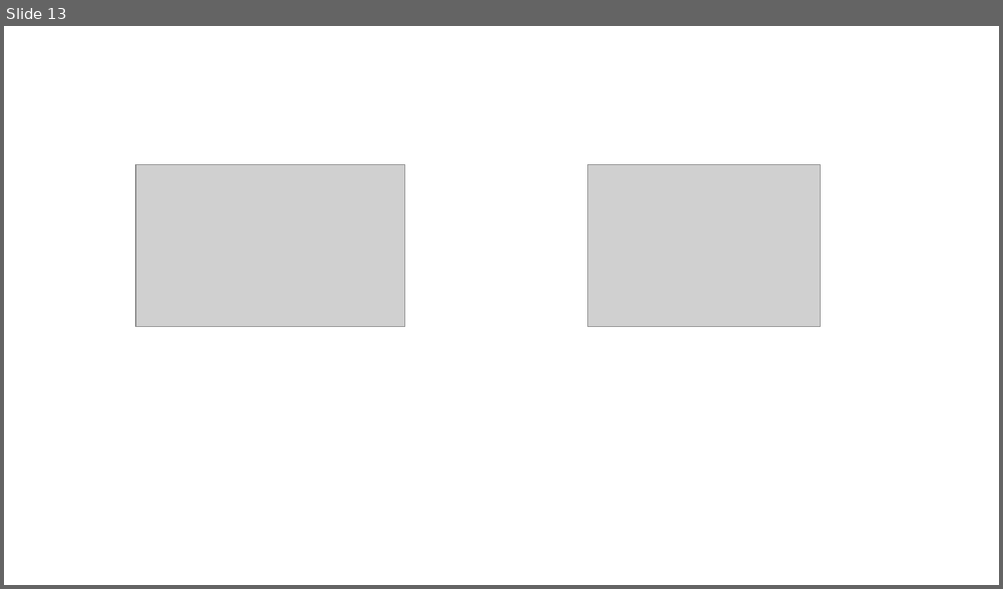
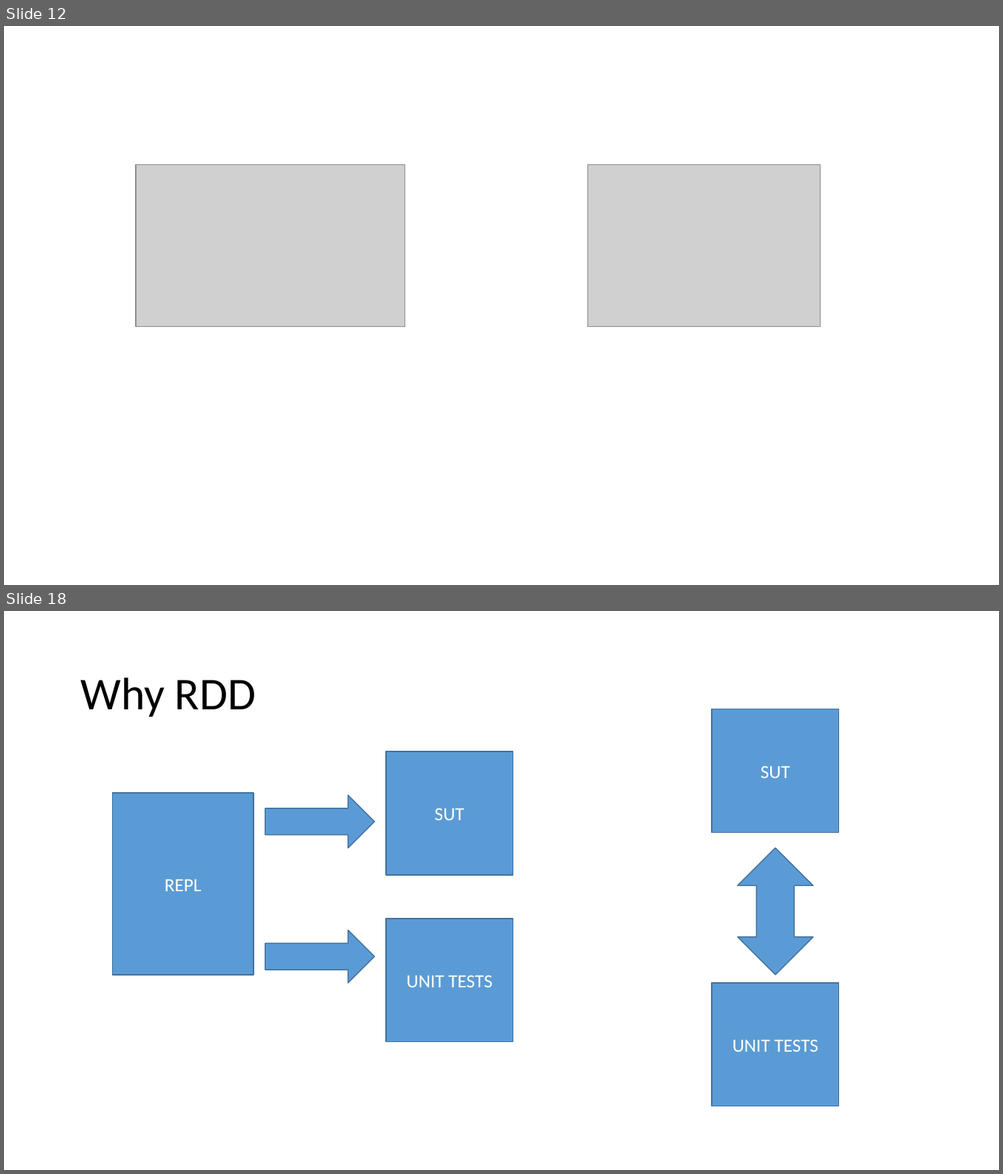
Before and after one commit to jamessdixon/REPL-Driven-Development, a slide deck: REPL-Driven-Development.pptx. Shown one above the other, each under a label of ours: slide 13 before the commit, slides 12 and 18 after it; the slides between them are not shown. The pictures are 1003x589 and 1003x1174 pixels, drawn with LibreOffice and Linux fonts; fonts in the diff are those of the drawing; grey boxes stand for pictures. Boxes give left, top, right and bottom in pixels: in the first picture for what was removed or moved away, otherwise in the second. Text is boxed around its words. In the diff, an @@ line names an element or a change of style, - is before the commit and + after.

```diff
--- a/REPL-Driven-Development.pptx
+++ b/REPL-Driven-Development.pptx
@@ slide 18 added at (4,611,999,1170), background #FFFFFF @@
@@ title added at (80,678,256,717), 44 pt, text #000000 @@
+Why RDD
@@ rectangle added at (712,709,839,832), fill #5B9BD5, outline #43739E 1 pt, 18 pt, text #FFFFFF @@
+SUT
@@ rectangle added at (386,752,513,875), fill #5B9BD5, outline #43739E 1 pt, 18 pt, text #FFFFFF @@
+SUT
@@ rectangle added at (112,793,253,975), fill #5B9BD5, outline #43739E 1 pt, 18 pt, text #FFFFFF @@
+REPL
@@ right arrow added at (265,795,374,849), fill #5B9BD5, outline #43739E 1 pt @@
@@ up down arrow added at (737,849,813,975), fill #5B9BD5, outline #43739E 1 pt @@
@@ rectangle added at (386,919,513,1042), fill #5B9BD5, outline #43739E 1 pt, 18 pt, text #FFFFFF @@
+UNIT TESTS
@@ right arrow added at (265,931,374,983), fill #5B9BD5, outline #43739E 1 pt @@
@@ rectangle added at (712,983,839,1106), fill #5B9BD5, outline #43739E 1 pt, 18 pt, text #FFFFFF @@
+UNIT TESTS
@@ what was slide 13 is now slide 12 @@
```
Also in this commit, not shown: 5 slides changed, 3 other slides added, 4 slides removed, 30 other files.
